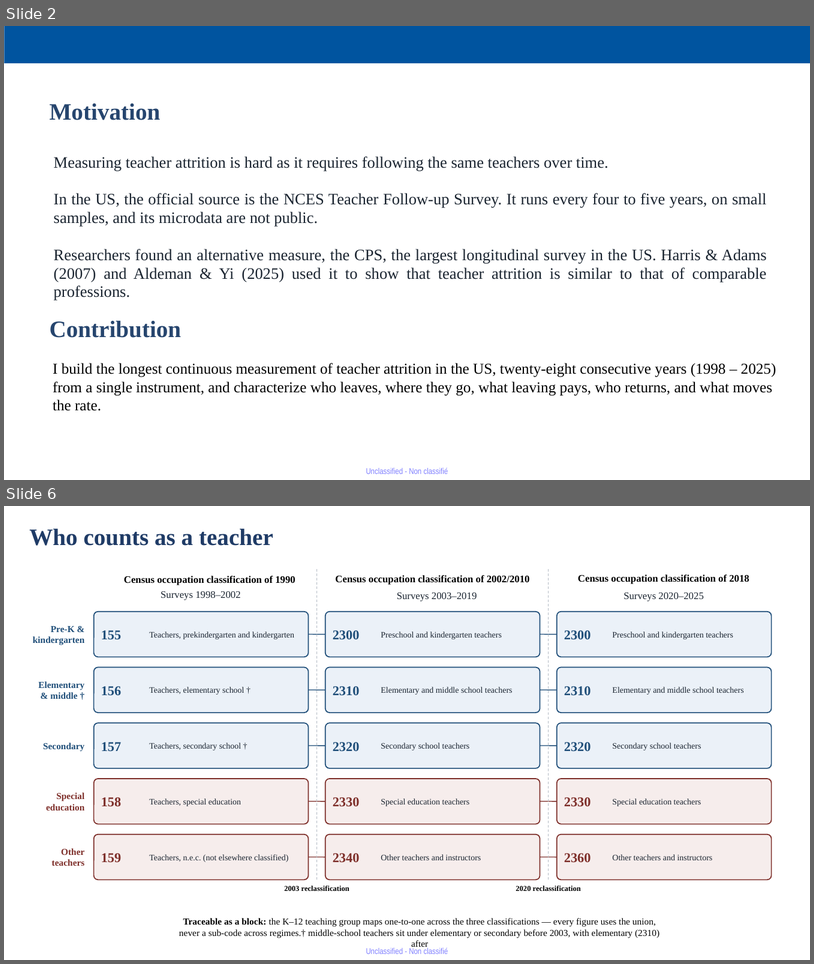
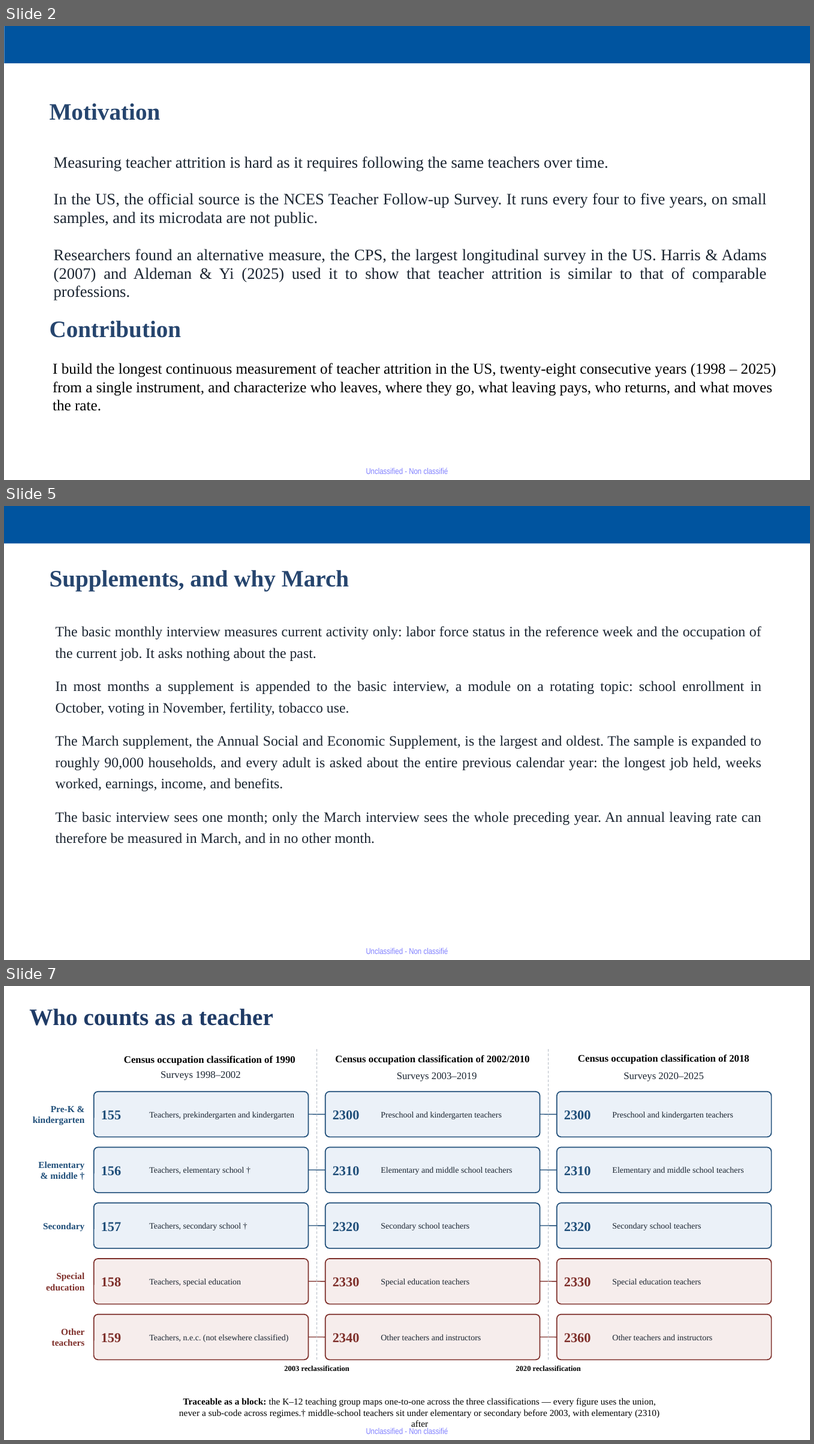
Before and after one commit to jedr1-ship-it/Alternative-Pathways----Quant, a slide deck: report/Proyect_US_v4.pptx. Shown one above the other, each under a label of ours: slides 2 and 6 before the commit, slides 2, 5 and 7 after it; the slides between them are not shown. The pictures are 814x964 and 814x1444 pixels, drawn with LibreOffice and Linux fonts; fonts in the diff are those of the drawing. Boxes give left, top, right and bottom in pixels: in the first picture for what was removed or moved away, otherwise in the second. Text is boxed around its words. In the diff, an @@ line names an element or a change of style, - is before the commit and + after.

```diff
--- a/report/Proyect_US_v4.pptx
+++ b/report/Proyect_US_v4.pptx
@@ slide 5 added at bbox=[4, 506, 810, 960], background #FFFFFF; not listed: 1 template element that a slide beside it also shows @@
@@ rectangle added at bbox=[4, 506, 810, 544], fill #00549F @@
@@ text added at bbox=[50, 570, 349, 591], 28 pt, text #26456E, bold @@
+Supplements, and why March
@@ text added at bbox=[56, 626, 762, 845], 17 pt, text #1A2430 @@
+The basic monthly interview measures current activity only: labor force status in the reference week and the occupation of the current job. It asks nothing about the past.
+In most months a supplement is appended to the basic interview, a module on a rotating topic: school enrollment in October, voting in November, fertility, tobacco use.
+The March supplement, the Annual Social and Economic Supplement, is the largest and oldest. The sample is expanded to roughly 90,000 households, and every adult is asked about the entire previous calendar year: the longest job held, weeks worked, earnings, income, and benefits.
+The basic interview sees one month; only the March interview sees the whole preceding year. An annual leaving rate can therefore be measured in March, and in no other month.
@@ what was slide 6 is now slide 7 @@
```
Also in this commit, not shown: 13 slides changed, 1 other file.
